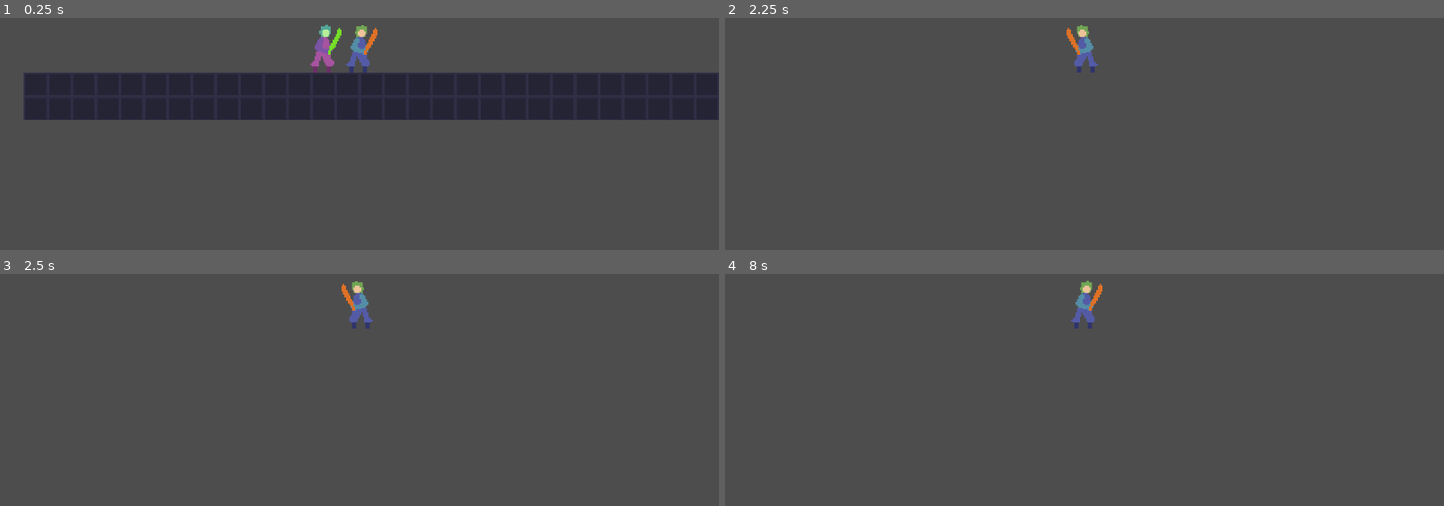
Above: before the commit, frames 1-4 (two rows, left to right).
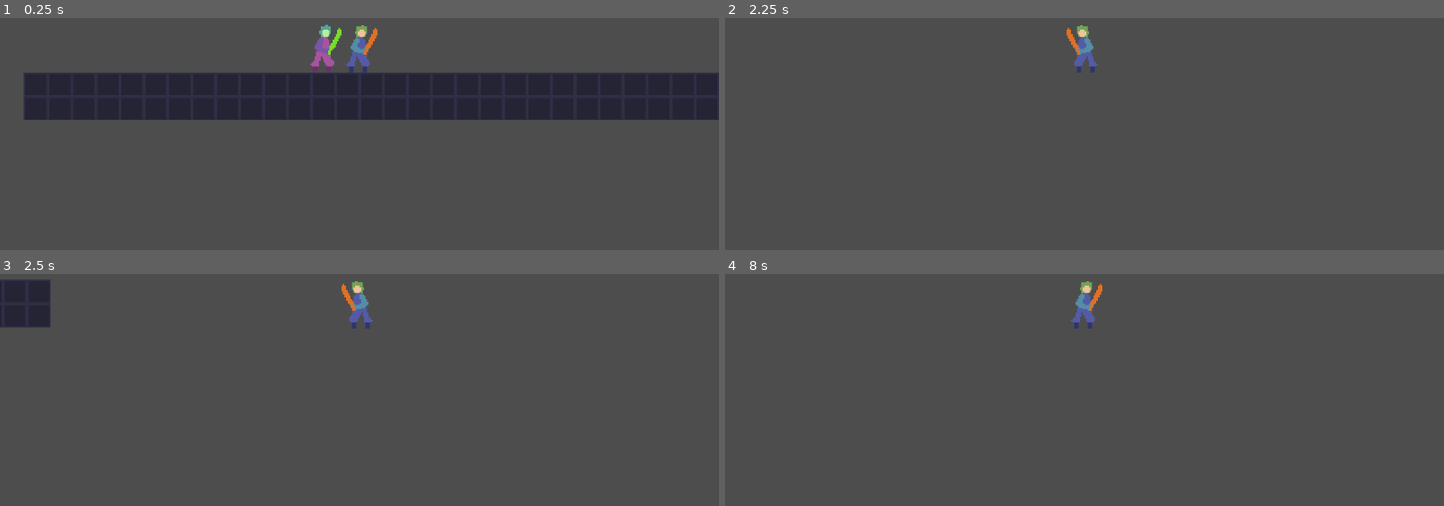
Above: after the commit, the same moments.

Repository: EinarDarri/hr-game-out-of-order
Game: Godot game, scene res://game.tscn
Same seed, same stepped clock (60 frames per second), same inputs: the game is played once before the commit and once after it.
Inputs (mouse positions are in pixels of both pictures, inside the frame that each line leads up to):
- Up to frame 1 (0.25 s): no input
- Up to frame 2 (2.25 s): move the mouse to (1242, 29) at 0.52 s; hold D (move_right) 0.53-2.03 s; tap Shift (move_dash) at 0.6, 1.55, 2.1 s; tap Space (move_jump) at 0.77, 1.52 s; move the mouse to (940, 69) at 1.27 s; click (940, 69) at 1.35 s; tap Enter at 2 s; move the mouse to (outside the picture) at 2.02 s; hold A (move_left) from 2.03 s (still down)
- Up to frame 3 (2.5 s): keep holding A (move_left)
- Up to frame 4 (8 s): move the mouse to (1048, 385) at 2.77 s; release A (move_left) at 2.78 s; hold D (move_right) 2.78-4.28 s; tap Shift (move_dash) at 2.85, 3.8, 4.35, 5.1, 6.05, 6.6, 7.35 s; tap Space (move_jump) at 3.02, 3.5, 3.77, 4.52, 5, 6.02, 6.5, 6.77, 7.52 s; move the mouse to (1300, 364) at 3.52 s; click (1300, 364) at 3.6 s; tap Enter at 4.25, 5.75 s; move the mouse to (outside the picture) at 4.27 s; hold A (move_left) 4.28-5.03 s; move the mouse to (1120, 304) at 5.02 s; hold D (move_right) 5.03-5.78 s; move the mouse to (outside the picture) at 5.77 s; hold A (move_left) 5.78-7.28 s; click (outside the picture) at 5.85 s; move the mouse to (1242, 285) at 6.52 s; move the mouse to (940, 325) at 7.27 s; hold D (move_right) from 7.28 s (still down)

Frames 1-2 are identical in both runs. In frame 3, 1.4% of the frame differs, in the area x 0-7%, y 2-23%; in frame 4, less than 0.1%.

Commit message:
add dash timer

Diff:
--- a/player/player.gd
+++ b/player/player.gd
@@ -8,15 +8,19 @@
 @onready var slash: Area2D = $Slash
 @onready var slash_sprite: Sprite2D = $Slash/SlashSprite
 
+@onready var _dash_timer: Timer = $Dash_timer
+
 const EXTRA_JUMP_AMMOUNT = 1
 
 var _enable_extra_jump := false
 var _extra_jump_counter := 0
-var _enable_dash := true
+var _enable_dash := false
+var _can_dash := true
 
 func _init() -> void:
 	Game.set_player(self)
 	enable_extra_jump()
+	enable_dash()
 
 func _ready() -> void:
 	slash_sprite.visible = false
@@ -35,6 +39,9 @@
 func enable_extra_jump() -> void:
 	_enable_extra_jump = true
 	_extra_jump_counter = EXTRA_JUMP_AMMOUNT
+
+func enable_dash() -> void:
+	_enable_dash = true
 
 func _physics_process(delta: float) -> void:
 	# Add the gravity.
@@ -56,9 +63,15 @@
 	else:
 		velocity.x = move_toward(velocity.x, 0, SPEED)
 
-	if Input.is_action_just_pressed("move_dash"):
+	if Input.is_action_just_pressed("move_dash") and _enable_dash and _can_dash:
 		velocity.x *= 40
 		velocity.y *= 2
+		_can_dash = false
+		_dash_timer.start()
 
 
 	move_and_slide()
+
+
+func _on_dash_timer_timeout() -> void:
+	_can_dash = true
--- a/player/player.tscn
+++ b/player/player.tscn
@@ -36,3 +36,8 @@
 [node name="CollisionShape2D" type="CollisionShape2D" parent="Slash"]
 position = Vector2(11.5, 1)
 shape = SubResource("RectangleShape2D_g1dw6")
+
+[node name="Dash_timer" type="Timer" parent="."]
+wait_time = 2.0
+
+[connection signal="timeout" from="Dash_timer" to="." method="_on_dash_timer_timeout"]
